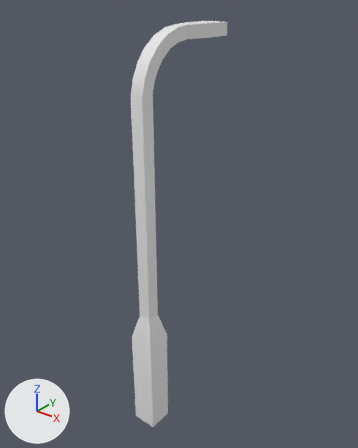
The glTF model assets/models/light-curved.glb as it was, and as the next commit left it.
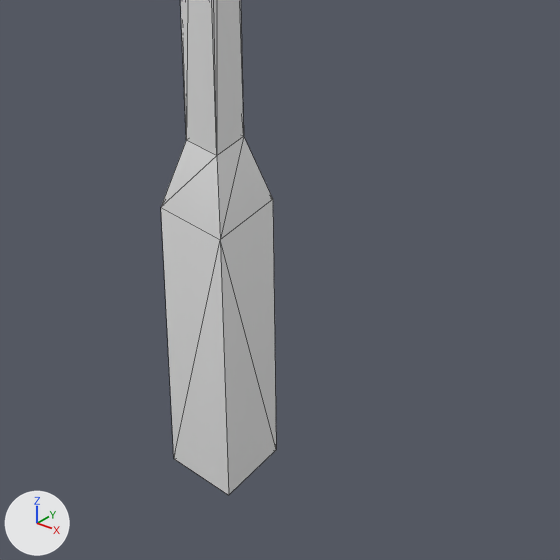
Old and new are each drawn whole from a 50 mm lens placed at (0.546, -0.588, 0.736), pointed at (-0.005, 0.101, 0.309) and again close up on the part from 23% to 72% of the width and 61% to 100% of the height. Every picture has the same lights, and +X, +Y and +Z are marked at lower left. The first two pictures are the older version. The close-ups show mesh edges as thin lines. Vertices at exactly the same position are counted once.

The first close-up shows 'light-curved'.
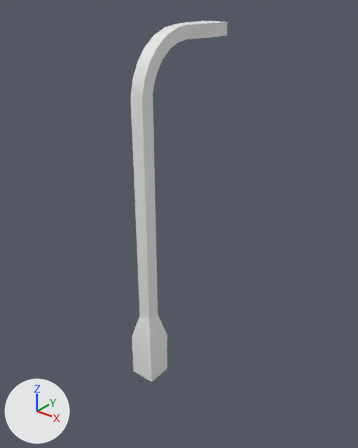
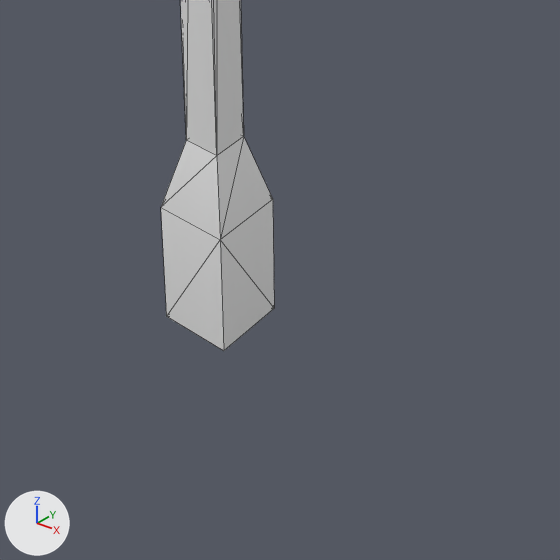
The newer file is also rescaled (x6.5), turned or shifted as a whole; pictures and numbers use the older file's frame.

Boxes [x1, y1, x2, y2] around the edits, measured in the close-ups (560 x 560 px; the box of a moved part takes in the faces that stretch with it):
'light-curved', reshaped
    before: [161, 0, 276, 495]
    after: [161, 0, 274, 351]
part 1 of me_light_curved, moved or reshaped
    before: [163, 238, 276, 495]
    after: [163, 238, 274, 351]

What the commit changed:
me_light_curved is used by ob_light_curved; location (0.0, 0.0, 0.0).
Verts and faces of me_light_curved; kept vertices keep their numbers, new ones are numbered from 50.
Before the commit, vertices of me_light_curved: 40 (-0.025, 0.025, -0.116), 42 (-0.025, -0.025, -0.116) at pixel (173, 458), 45 (0.025, 0.025, -0.116) at pixel (276, 449), 47 (0.025, -0.025, -0.116) at pixel (228, 495).
me_light_curved had 50 vertices, 92 faces and spanned x -0.025..0.025, y -0.025..0.2, z -0.116..0.675.
me_light_curved now has 48 vertices, 92 faces and spans x -0.025..0.025, y -0.025..0.2, z 0.011..0.675.
Part 1, on me_light_curved:
Vertices 40, 42, 45, 47 move by (0.0, 0.0, 0.127).
Other edits to the shape of me_light_curved do not show in these pictures.
